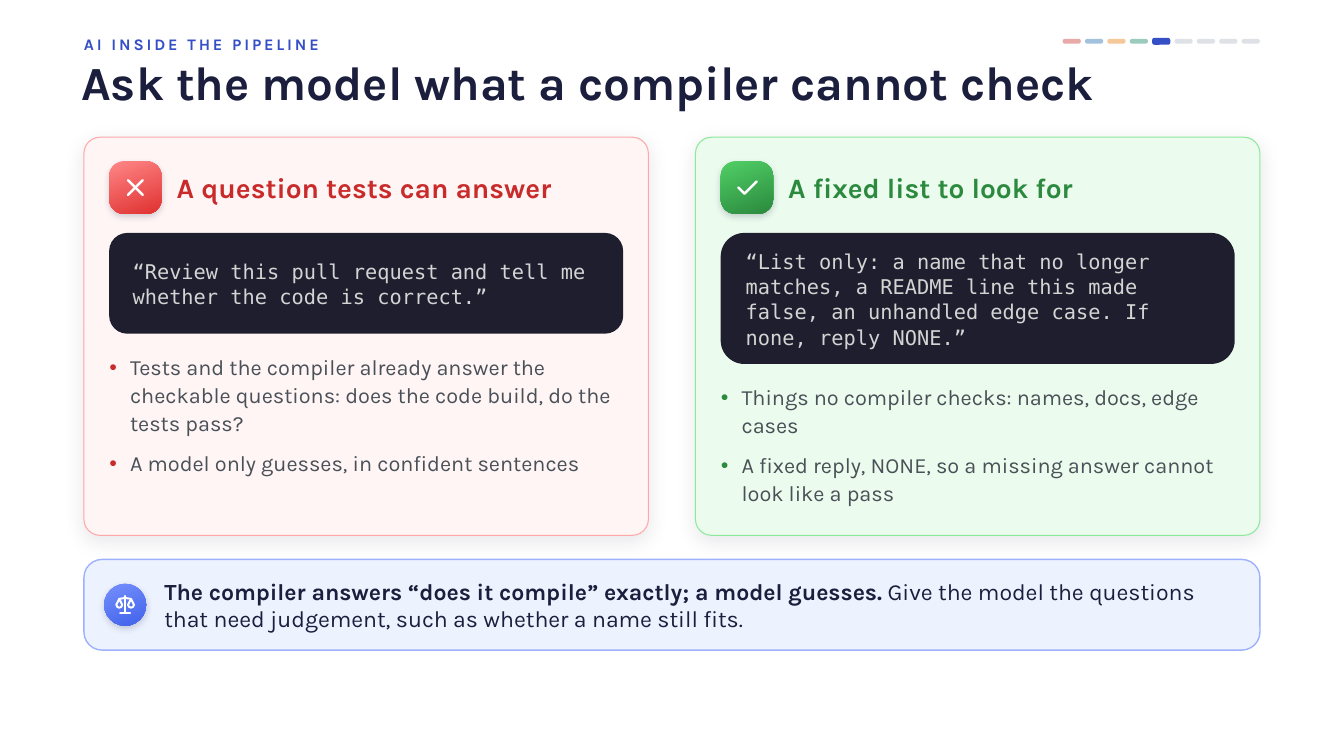
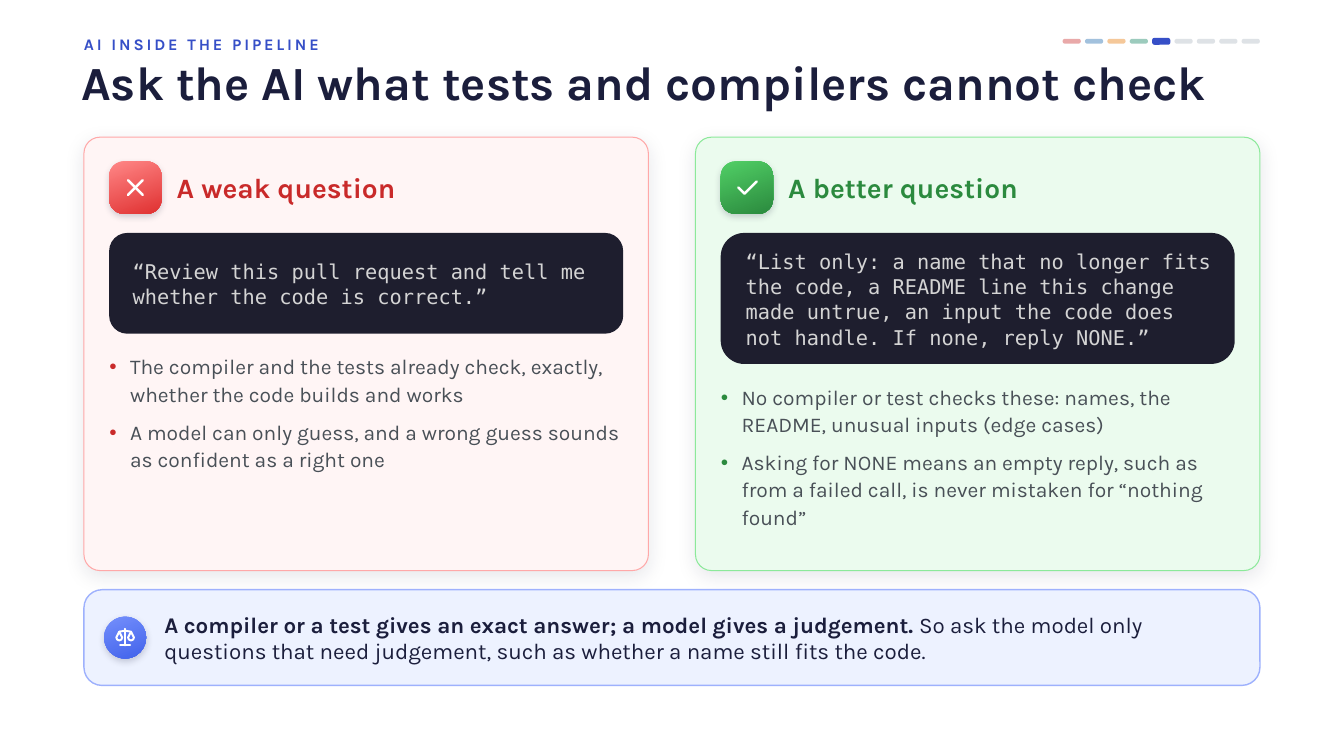
Before and after one commit to EnochOlaoye/ai-assisted-programming-module, a slide deck: slide 16 of lectures-and-labs/week10/cicd-lecture.pptx (slide 15 before the commit). Drawn at 1344x756 pixels with LibreOffice and Linux fonts; fonts in the diff are those of the drawing; background and template pictures are left out. Boxes give left, top, right and bottom in pixels: in the first picture for what was removed or moved away, otherwise in the second. Text is boxed around its words. In the diff, an @@ line names an element or a change of style, - is before the commit and + after.

```diff
--- a/lectures-and-labs/week10/cicd-lecture.pptx
+++ b/lectures-and-labs/week10/cicd-lecture.pptx
@@ title at [81, 66, 1206, 111]: text changed @@
-Ask the model what a compiler cannot check
+Ask the AI what tests and compilers cannot check
@@ rounded rectangle: place and size @@
-rounded rectangle at [84, 137, 648, 535]
+rounded rectangle at [84, 137, 648, 571]
@@ rounded rectangle: place and size @@
-rounded rectangle at [696, 137, 1260, 535]
+rounded rectangle at [696, 137, 1260, 571]
@@ text at [177, 178, 395, 205]: text changed @@
-A question tests can answer
+A weak question
@@ text at [788, 178, 1018, 205]: text changed @@
-A fixed list to look for
+A better question
@@ text in rounded rectangle at [746, 253, 1211, 349]: text changed @@
-“List only: a name that no longer matches, a README line this made false, an unhandled edge case. If none, reply NONE.”
+“List only: a name that no longer fits the code, a README line this change made untrue, an input the code does not handle. If none, reply NONE.”
@@ text at [130, 359, 619, 472]: text changed; size 15.5 to 15 pt @@
-● Tests and the compiler already answer the checkable questions: does the code build, do the tests pass?
-● A model only guesses, in confident sentences
+● The compiler and the tests already check, exactly, whether the code builds and works
+● A model can only guess, and a wrong guess sounds as confident as a right one
@@ text at [742, 390, 1203, 525]: text changed; size 15.5 to 15 pt @@
-● Things no compiler checks: names, docs, edge cases
-● A fixed reply, NONE, so a missing answer cannot look like a pass
+● No compiler or test checks these: names, the README, unusual inputs (edge cases)
+● Asking for NONE means an empty reply, such as from a failed call, is never mistaken for “nothing found”
@@ proportions changed in 3 elements at [84, 137, 648, 571], [696, 137, 1260, 571], [84, 590, 1260, 686] @@
@@ rounded rectangle: place and size @@
-rounded rectangle at [84, 560, 1260, 650]
+rounded rectangle at [84, 590, 1260, 686]
@@ ellipse: place and size @@
-ellipse at [104, 584, 146, 626]
+ellipse at [104, 617, 146, 659]
@@ freeform shape: place and size @@
-freeform shape at [113, 593, 136, 616]
+freeform shape at [113, 626, 136, 649]
@@ text at [164, 617, 1142, 665]: text changed; size 16.5 to 16 pt @@
-The compiler answers “does it compile” exactly; a model guesses. Give the model the questions that need judgement, such as whether a name still fits.
+A compiler or a test gives an exact answer; a model gives a judgement. So ask the model only questions that need judgement, such as whether a name still fits the code.
```
Also in this commit, not shown: 8 other slides changed, 7 slides added, 3 slides removed, 6 other files.
